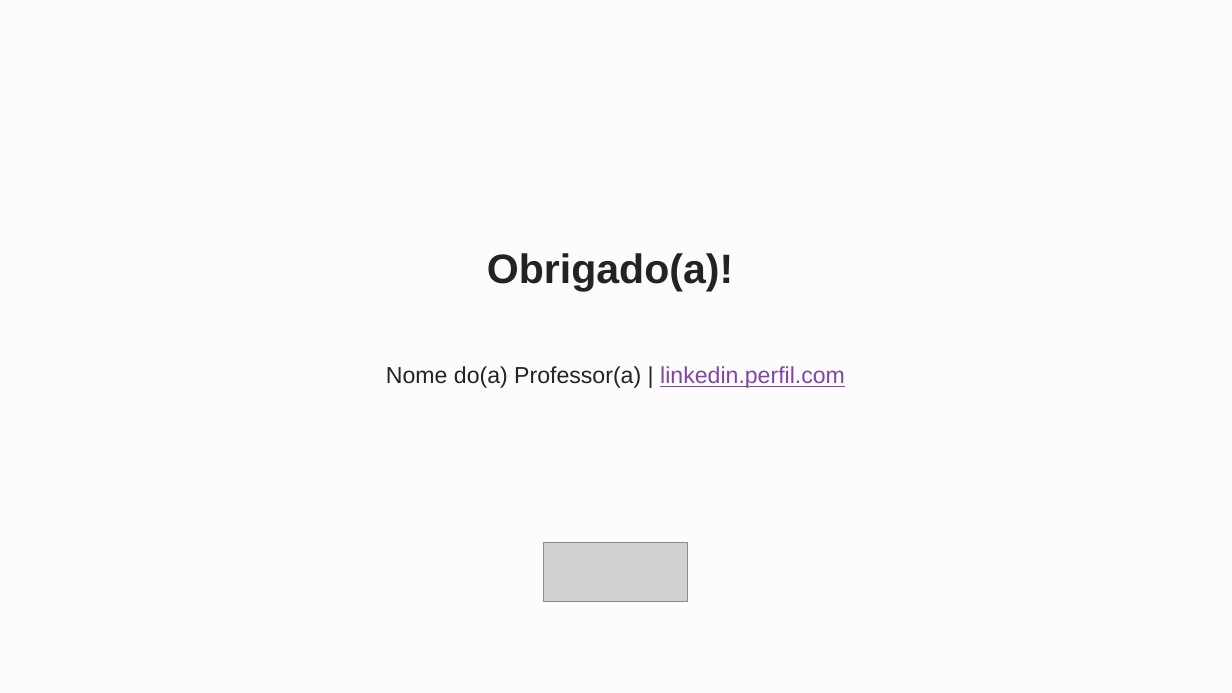
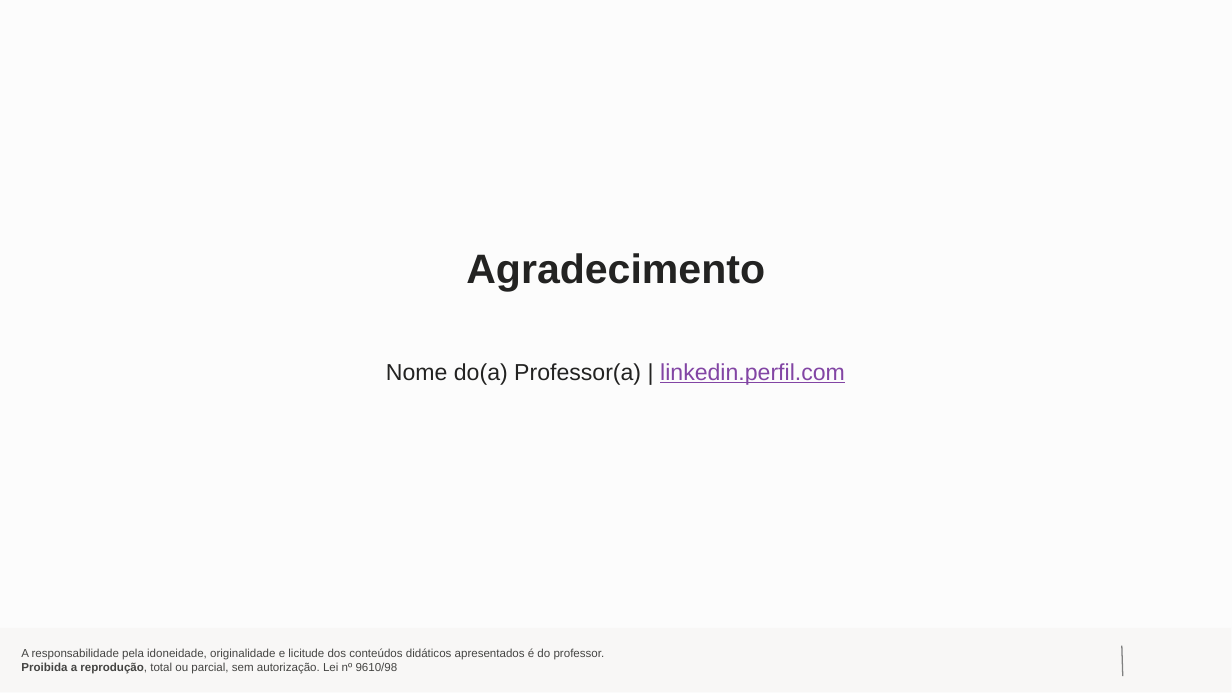
Before and after one commit to devdinho/SlideMerger, a slide deck: slide 4 of backend/Templates/Template.pptx. Drawn at 1232x693 pixels with LibreOffice and Linux fonts; fonts in the diff are those of the drawing; grey boxes stand for pictures; background and template pictures are left out. Boxes give left, top, right and bottom in pixels: in the first picture for what was removed or moved away, otherwise in the second. Text is boxed around its words. In the diff, an @@ line names an element or a change of style, - is before the commit and + after.

Commit message:
Update Agradecimento e logos

```diff
--- a/backend/Templates/Template.pptx
+++ b/backend/Templates/Template.pptx
@@ rectangle removed at [0,0,1231,692] @@
@@ text added at [466,253,765,291], 32 pt, text #232322, bold @@
+Agradecimento
@@ text removed at [487,253,733,291] @@
-Obrigado(a)!
@@ picture removed at [543,543,689,602] @@
@@ text added at [21,648,605,674], 9 pt, text #454543 @@
+A responsabilidade pela idoneidade, originalidade e licitude dos conteúdos didáticos apresentados é do professor.
+Proibida a reprodução, total ou parcial, sem autorização. Lei nº 9610/98
@@ line added from (1122, 646) to (1123, 677), #808080 1 pt @@
```
Also in this commit, not shown: 2 other slides changed, 3 other files.
